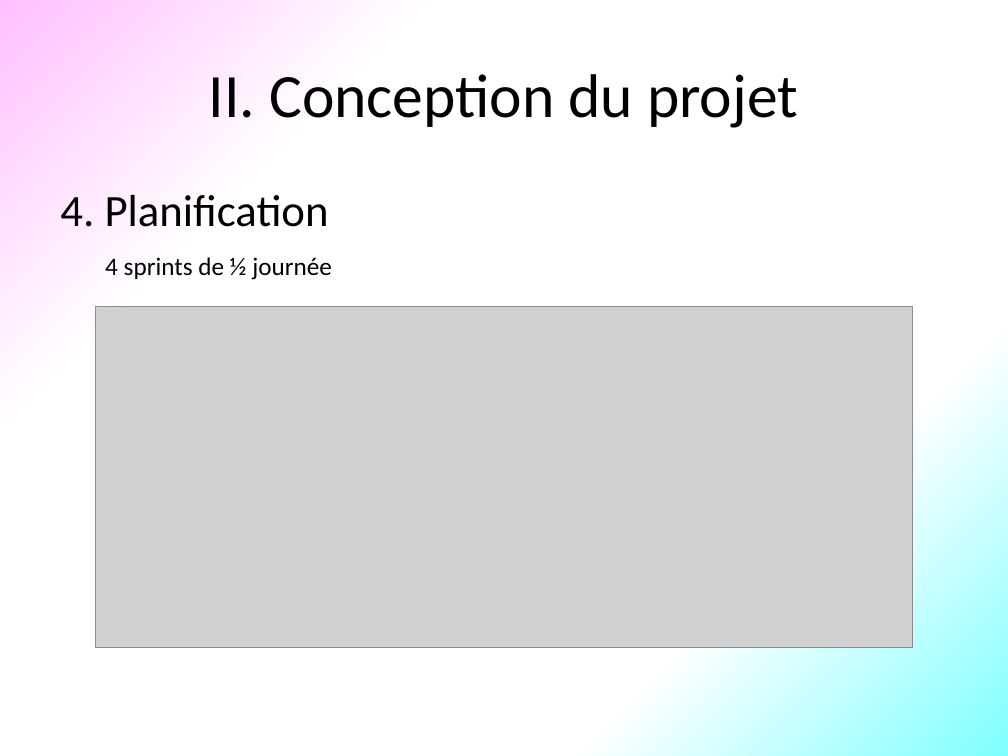
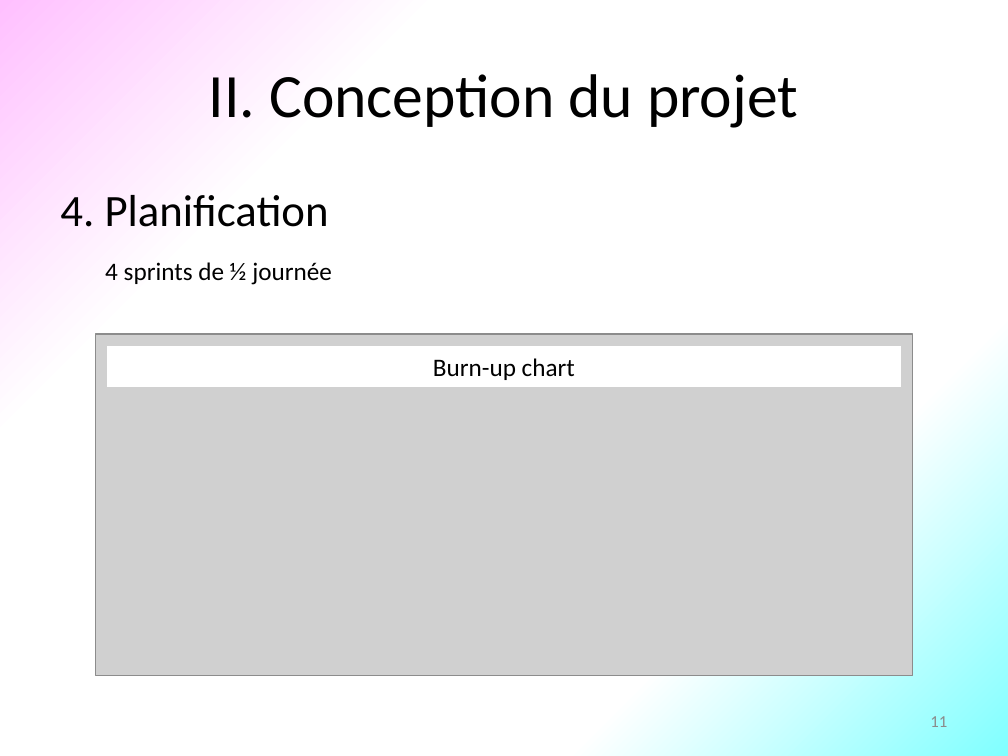
Before and after one commit to frederic-batault/Proxibanque-V3, a slide deck: slide 11 of SCRUM/Présentation.pptx (slide 12 before the commit). Drawn at 1008x756 pixels with LibreOffice and Linux fonts; fonts in the diff are those of the drawing; grey boxes stand for pictures. Boxes give left, top, right and bottom in pixels: in the first picture for what was removed or moved away, otherwise in the second. Text is boxed around its words. In the diff, an @@ line names an element or a change of style, - is before the commit and + after.

```diff
--- a/SCRUM/Présentation.pptx
+++ b/SCRUM/Présentation.pptx
@@ text "4 sprints de ½ journée": place and size @@
-text "4 sprints de ½ journée" at <box>105,257,332,280</box>
+text "4 sprints de ½ journée" at <box>105,262,332,285</box>
@@ picture: place and size @@
-picture at <box>95,306,912,648</box>
+picture at <box>95,334,912,675</box>
@@ rectangle added at <box>107,347,900,387</box>, fill #FFFFFF, 18 pt, text #000000 @@
+Burn-up chart
@@ page number added at <box>930,716,947,727</box>, 12 pt, text #8C8C8C @@
+11
```
Also in this commit, not shown: 10 other slides changed, 1 slide removed, 7 other files.
